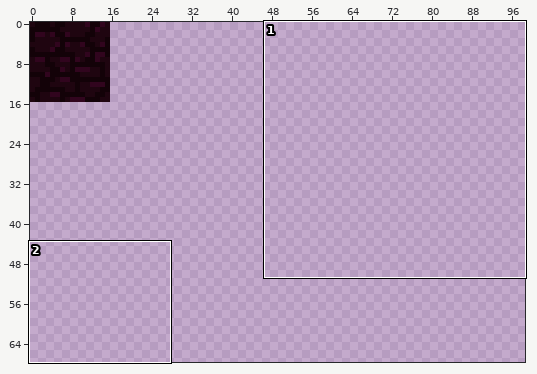
One commit to this pixel-art file: ZarguufsGraveyardAdventure/Assets/Images/tilesheet1.aseprite. The picture above shows the old version from afar; the outline marks the close-up.
Close-up. Old version:
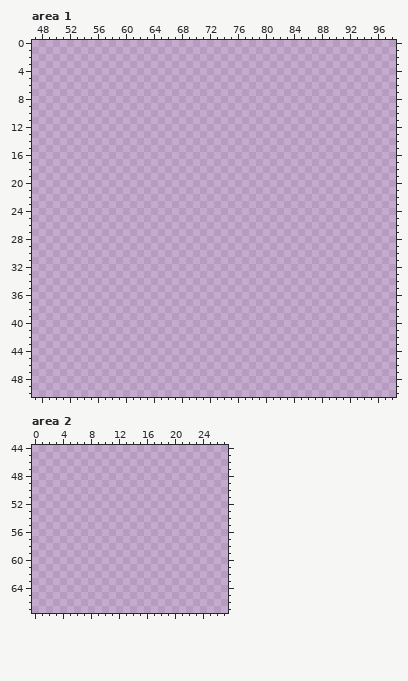
256x256 pixels, 1 frame. Shown: area 1: x 47..98, y 0..50; area 2: x 0..27, y 44..67. The wide view leaves out empty margins.
Once edited:
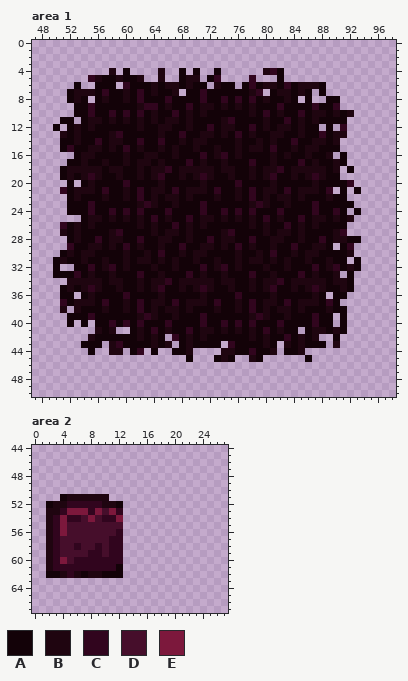
Palette (. is transparent): A #130208  B #1f0510  C #31051e  D #460e2b  E #7c183c
Difference:
Changed rows in their new state; - is an unchanged pixel.
Area 1:
first column x 50:
 4 --------B-A----B--A-A--A------BCA-----------
 5 -----CBAABAAB--B--ABB-AC----C---A-----------
 6 ---A--AAA-CAAABABBABAA-BAA-ACABBACABBBA-----
 7 --ABBBACAABACABAAB-AACAAAAAABC-ABBABA-A-----
 8 --ABA-ABAABACAAACAAAACAACACACABAABA-A--AA---
 9 ---AACAAAAAABCCABAACABBABABABAAACAAAACAAC---
10 ---AACAACACACABAACABABAAAAAABACABAACABBABAB-
11 -AA-ABBABABABABABBABAAAABCAAAABAACABABAAAA--
12 A-ABABAAAAAABAABBAABAACABBAACABABBABAA-A-C--
13 -BABAAAABCAAAAABAACAABBABACABAABBAABAACABB--
14 -AABAACABBAACAACAABABBAAAABAABABAACAABBAB---
15 -ACAABBABACABAABABAABAABAABABBACAABABBAAA---
16 ---ABBAAAABAABBAABAAACABCABAAAABABAABAAB-A--
17 --AABAABAABABBABAAACABAABAAACAABAAACABAABA--
18 -ABBBBBABBAABABBCABBBBBABBAABABBCABBBBBAB-A-
19 -ABABCBAABAABABCAABABCBAABAABABCAABABCBAA---
20 --A-ABAAAACAAAABAAAAABAAAACAAAABAAAAABAAAAC-
21 -CABBBACAABACABBACABBBACAABACABBACABBBAC-A-A
22 --ABAAABAABACABABBABAAABAABACABABBABAAABAA--
23 --AAACAAAAAABCBAABAAACAAAAAABCBAABAAACAAAAA-
24 --AAACAACACACAAACAAAACAACACACAAACAAAACAACA-A
25 ----ABBABABABACABAACABBABABABACABAACABBABAB-
26 -CABABAAAAAABABAACABABAAAAAABABAACABABAAAA--
27 -BABAAAABCAAAABABBABAAAABCAAAABABBABAAAABC--
28 --ABAACABBAACAABBAABAACABBAACAABBAABAACABBAA
29 --CAABBABACABAABAACAABBABACABAABAACAABBA-AC-
30 -ABABBAAAABAABACAABABBAAAABAABACAABABBAAAAB-
31 ABAABAABAABABBABABAABAABAABABBABABAABAABAA-A
32 A--AACABCABAAABAABAAACABCABAAABAABAAACABCABA
33 AAACABAABAAACAABAAACABAABAAACAABAAACABAAB-A-
34 --BBBBBABBAABABBCABBBBBABBAABABBCABBBBBABBA-
35 -ABABCBAABAABABCAABABCBAABAABABCAABABCBAABA-
36 -AA-ABAAAACAAAABAAAAABAAAACAAAABAAAAABA-AA--
37 -CABBBACAABACABBACABBBACAABACABBACABBBACA---
38 -B-BAAABAABACABABBABAAABAABACABABBABAAABAA--
39 --AAACAAAAAABCBAABAAACAAAAAABCBAABAAACAA-A--
40 --A-A-AACACACAAACAAAACAACACACAAACAAAACAA-A--
41 ------BAB--ABACABAACABBABABABACABAA-ABBABA--
42 -----BAAAAAABABA-CABABAAAAAABABAACABAB--A---
43 ----AAA-BCAAAABAB-ABAAAA-CAAAABA-BABAAA-B---
44 -----A--BB-AC-A--AAB----BBAACAAB-AAB--------
45 -------------------A---ABA--BA------A-------
Area 2:
first column x 2:
51 --ABBBBBB--
52 ABBCCCCCBBA
53 BBCEEECEDEC
54 BCECCDEDCCE
55 BCEDDDDDDDD
56 BCEDDDDDDDC
57 BCDDDDDDDCC
58 BCDDCDDCDCC
59 BCDDDDCCDCC
60 BCEDCCCCCCC
61 BCCCCCCCCCA
62 AABCBABBAAA
Pixel boxes of the changes (left, top, right, bottom) in both close-ups:
added: (53, 68, 361, 362)
added: (46, 494, 123, 578)
